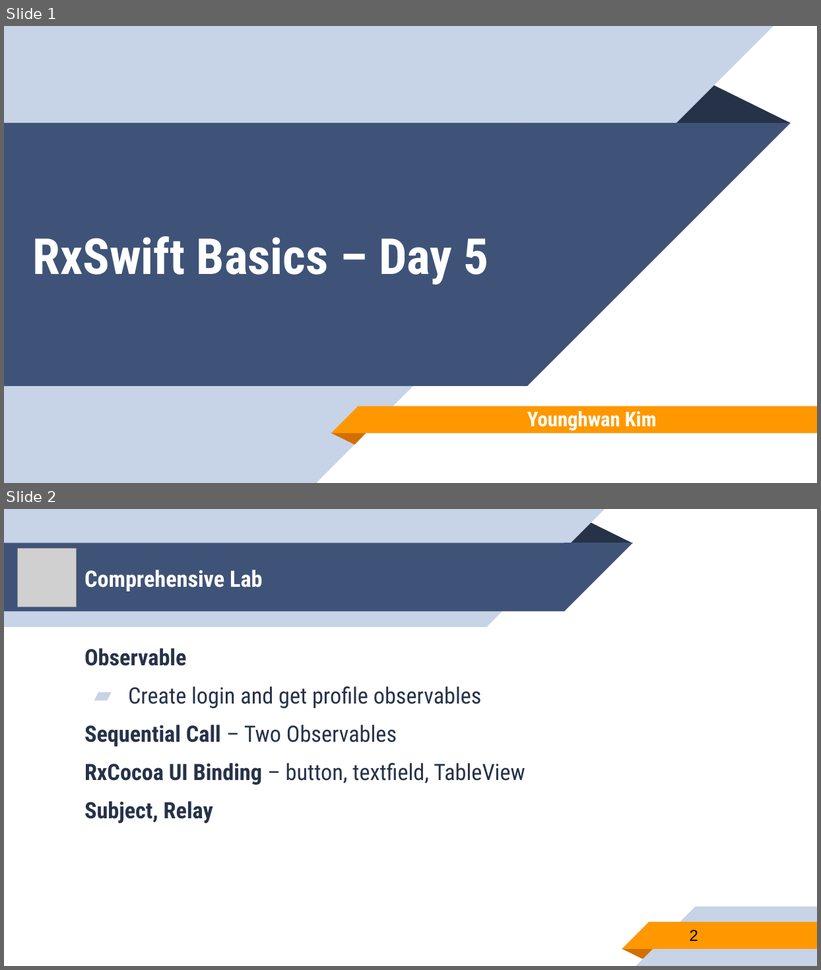
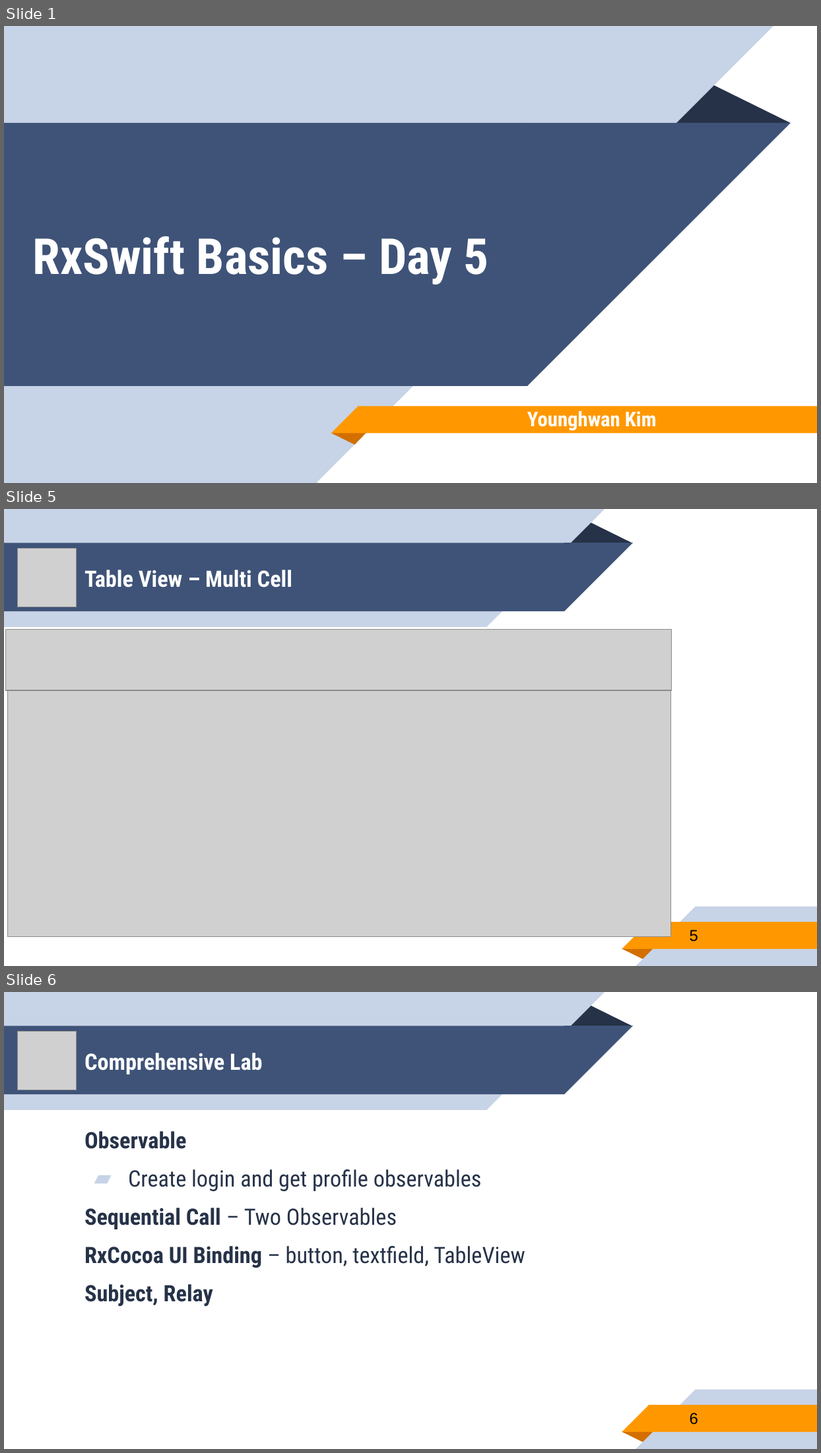
Before and after one commit to younghwankim/RxSwiftClass, a slide deck: RxSwiftBasics/day5/RxSwiftBasics5.pptx. Shown one above the other, each under a label of ours: slides 1 and 2 before the commit, slides 1, 5 and 6 after it; the slides between them are not shown. The pictures are 821x970 and 821x1453 pixels, drawn with LibreOffice and Linux fonts; fonts in the diff are those of the drawing; grey boxes stand for pictures. Boxes give left, top, right and bottom in pixels: in the first picture for what was removed or moved away, otherwise in the second. Text is boxed around its words. In the diff, an @@ line names an element or a change of style, - is before the commit and + after.

```diff
--- a/RxSwiftBasics/day5/RxSwiftBasics5.pptx
+++ b/RxSwiftBasics/day5/RxSwiftBasics5.pptx
@@ slide 5 added at [4, 509, 817, 966], background #FFFFFF; not listed: 10 template elements that a slide beside it also shows @@
@@ picture added at [18, 548, 77, 607] @@
@@ title added at [85, 570, 292, 588], 20 pt, text #FFFFFF, bold @@
+Table View – Multi Cell
@@ picture added at [5, 629, 671, 691] @@
@@ picture added at [7, 691, 671, 937] @@
@@ page number added at [690, 930, 698, 942], 14 pt, text #000000 @@
+5
@@ what was slide 2 is now slide 6 @@
@@ page number at [690, 1413, 698, 1425]: text changed @@
-2
+6
```
Also in this commit, not shown: 3 other slides added, 31 other files.
